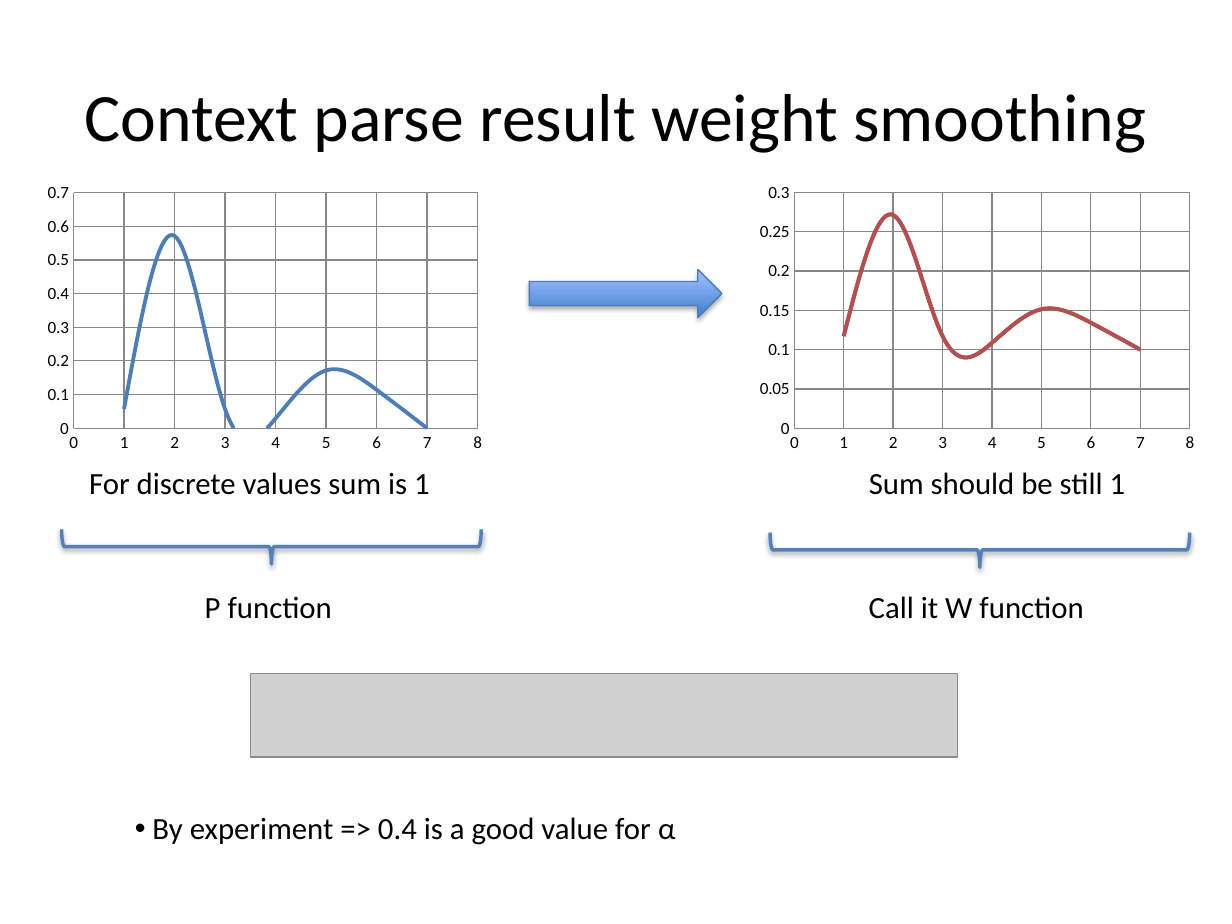
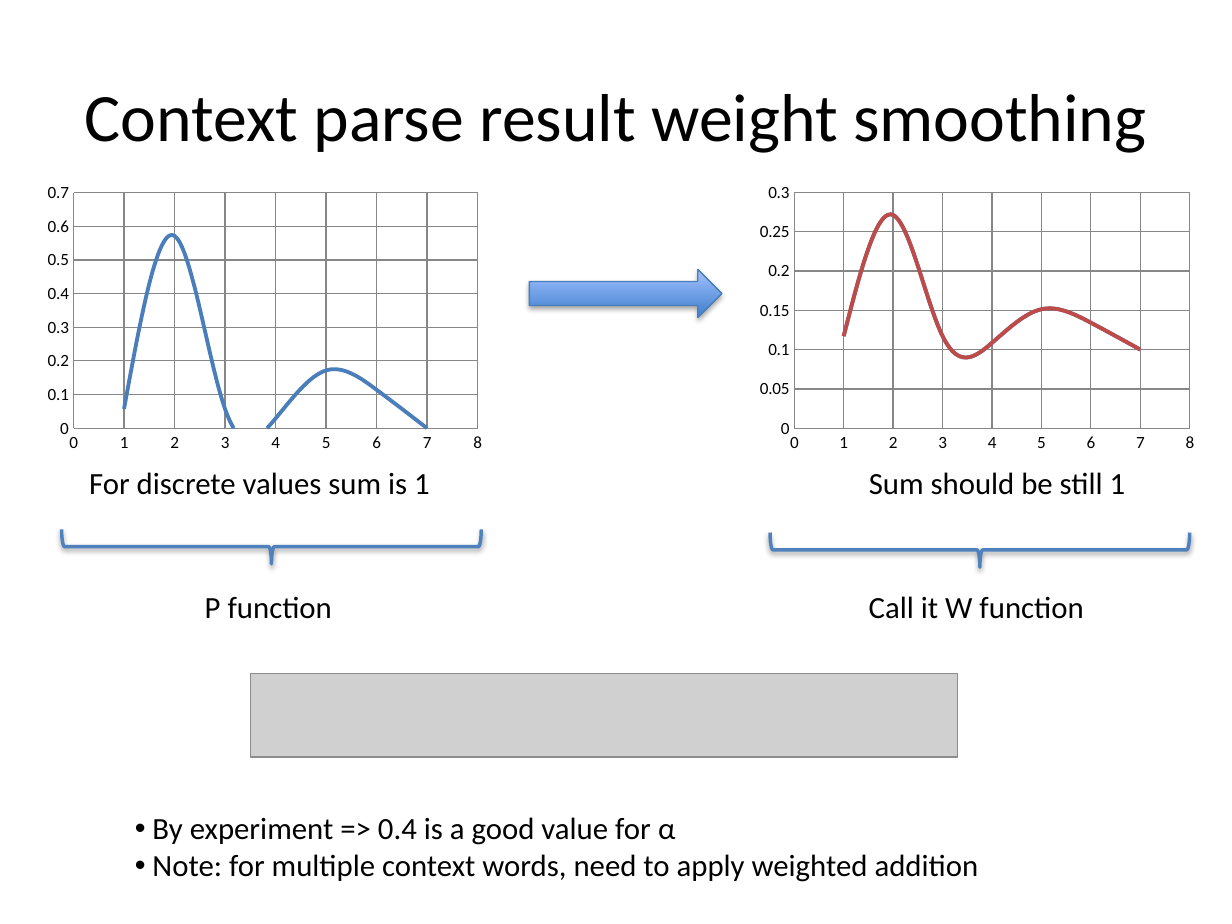
Before and after one commit to aliok/trnltk, a slide deck: slide 39 of scratch/trnltk.pptx. Drawn at 1232x924 pixels with LibreOffice and Linux fonts; fonts in the diff are those of the drawing; grey boxes stand for pictures. Boxes give left, top, right and bottom in pixels: in the first picture for what was removed or moved away, otherwise in the second. Text is boxed around its words. In the diff, an @@ line names an element or a change of style, - is before the commit and + after.

```diff
--- a/scratch/trnltk.pptx
+++ b/scratch/trnltk.pptx
@@ text at [152,854,979,882]: paragraph added @@
+• Note: for multiple context words, need to apply weighted addition
```
Also in this commit, not shown: 2 other slides changed, 2 slides added.
